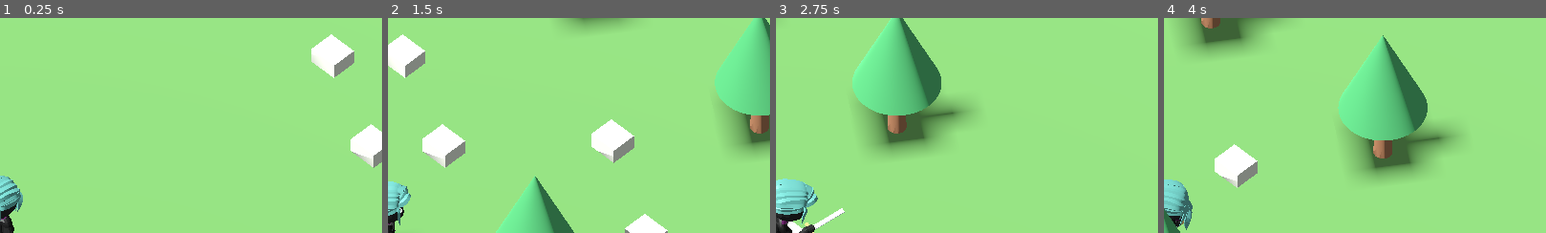
Above: before the commit, frames 1-4 (left to right).
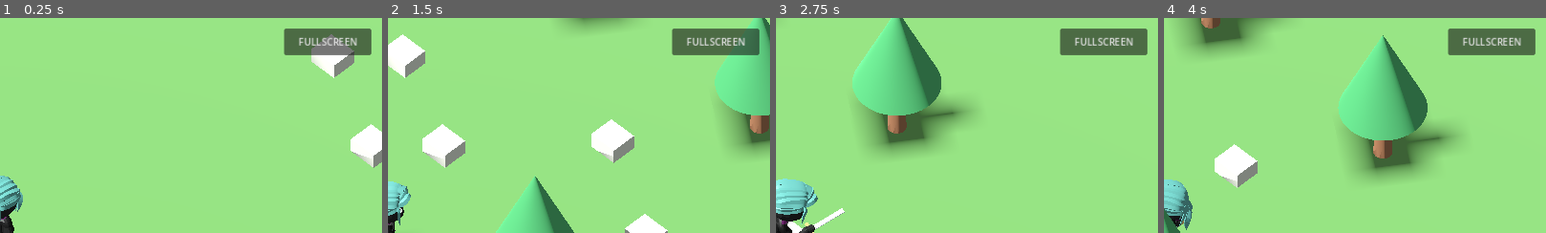
Above: after the commit, the same moments.

Repository: levian47/riskfate-3d-pro
Game: Godot game, scene res://main.tscn
Two runs of this game, one before a commit and one after it. Both use one fixed random seed, a clock stepped at 60 frames per second and the inputs below.
Inputs (mouse positions are % of the whole screen's width and height, from its top left):
- Up to frame 1 (0.25 s): no input
- Up to frame 2 (1.5 s): move the mouse to (72, 45) at 0.52 s; hold D 0.53-1.25 s; hold Shift 0.53-1.25 s; click (72, 45) at 0.67 s; tap Space at 0.77 s; drag from (30, 55) to (45, 70) at 1.27 s
- Up to frame 3 (2.75 s): move the mouse to (60, 28) at 2.02 s; hold D from 2.03 s (still down); hold Shift from 2.03 s (still down)
- Up to frame 4 (4 s): release D at 2.75 s; release Shift at 2.75 s; drag from (45, 70) to (20, 35) at 2.77 s; move the mouse to (80, 65) at 3.52 s; hold A from 3.53 s (still down); hold Shift from 3.53 s (still down); tap Space at 3.77 s
The pictures show only the part of the screen within x 50-100%, y 0-50%; the shares and areas given below are measured in that part.

The runs differ from the first frame. In frame 1, 2.9% of the frame differs, in the area x 74-98%, y 4-18%; in frame 2, 2.9%; in frame 3, 2.9%; in frame 4, 2.9%.

Commit message:
feat: add fullscreen controls for web on desktop and mobile

Diff:
--- a/main.gd
+++ b/main.gd
@@ -151,6 +151,13 @@
 		elif event.button_index == MOUSE_BUTTON_WHEEL_DOWN:
 			camera_zoom = minf(28.0, camera_zoom + 1.0)
 			camera.size = camera_zoom
+
+func _toggle_fullscreen() -> void:
+	# On Web this is called directly from a real button/touch event.
+	var current_mode := DisplayServer.window_get_mode()
+	var is_fullscreen := current_mode == DisplayServer.WINDOW_MODE_FULLSCREEN or current_mode == DisplayServer.WINDOW_MODE_EXCLUSIVE_FULLSCREEN
+	DisplayServer.window_set_mode(DisplayServer.WINDOW_MODE_WINDOWED if is_fullscreen else DisplayServer.WINDOW_MODE_FULLSCREEN)
+
 
 func _cycle_mobile_zoom() -> void:
 	mobile_zoom_index = (mobile_zoom_index + 1) % MOBILE_ZOOM_LEVELS.size()
@@ -377,6 +384,7 @@
 		touch_hud.set_anchors_and_offsets_preset(Control.PRESET_FULL_RECT)
 		touch_hud.attack_requested.connect(_start_attack)
 		touch_hud.zoom_requested.connect(_cycle_mobile_zoom)
+		touch_hud.fullscreen_requested.connect(_toggle_fullscreen)
 		touch_hud.zoom_level = mobile_zoom_index + 1
 		return
 	var panel := PanelContainer.new()
@@ -385,3 +393,15 @@
 	var label := Label.new()
 	label.text = "NINJA 3D TEST v7 FIX\nWASD — рух   |   SHIFT — біг\nSPACE — стрибок   |   ЛКМ — удар мечем\nКолесо миші — масштаб"
 	panel.add_child(label)
+	# Also expose fullscreen on desktop without relying on browser controls.
+	var fullscreen_button := Button.new()
+	fullscreen_button.name = "FullscreenButton"
+	fullscreen_button.text = "FULLSCREEN"
+	fullscreen_button.anchor_left = 1.0
+	fullscreen_button.anchor_right = 1.0
+	fullscreen_button.offset_left = -164.0
+	fullscreen_button.offset_right = -18.0
+	fullscreen_button.offset_top = 18.0
+	fullscreen_button.offset_bottom = 62.0
+	fullscreen_button.pressed.connect(_toggle_fullscreen)
+	canvas.add_child(fullscreen_button)
--- a/touch_hud.gd
+++ b/touch_hud.gd
@@ -4,6 +4,7 @@
 
 signal attack_requested
 signal zoom_requested
+signal fullscreen_requested
 
 var move_vector := Vector2.ZERO
 var jump_held := false
@@ -11,6 +12,7 @@
 var jump_finger := -1
 var attack_finger := -1
 var zoom_finger := -1
+var fullscreen_finger := -1
 var zoom_level := 2
 var stick_thumb := Vector2.ZERO
 var portrait_mode := false
@@ -30,6 +32,7 @@
 		jump_finger = -1
 		attack_finger = -1
 		zoom_finger = -1
+		fullscreen_finger = -1
 		move_vector = Vector2.ZERO
 		stick_thumb = Vector2.ZERO
 		jump_held = false
@@ -42,6 +45,7 @@
 	var margin := 36.0 * scale
 	var stick_radius := 107.5 * scale # 86 * 1.25
 	var zoom_radius := 43.0 * scale
+	var fullscreen_radius := 43.0 * scale
 	var attack_radius := 70.0 * scale
 	var jump_radius := 46.0 * scale
 	return {
@@ -52,7 +56,9 @@
 		"jump": Vector2(width - margin - attack_radius * 2.30 - jump_radius, height - margin - attack_radius * 2.0 - jump_radius),
 		"jump_radius": jump_radius,
 		"zoom": Vector2(width - margin - zoom_radius, margin + zoom_radius),
-		"zoom_radius": zoom_radius
+		"zoom_radius": zoom_radius,
+		"fullscreen": Vector2(width - margin - zoom_radius * 3.2, margin + fullscreen_radius),
+		"fullscreen_radius": fullscreen_radius
 	}
 
 func _input(event: InputEvent) -> void:
@@ -76,6 +82,10 @@
 		zoom_finger = finger
 		zoom_requested.emit()
 		queue_redraw()
+	elif fullscreen_finger == -1 and point.distance_to(layout["fullscreen"]) <= layout["fullscreen_radius"] * 1.20:
+		fullscreen_finger = finger
+		fullscreen_requested.emit()
+		queue_redraw()
 	elif attack_finger == -1 and point.distance_to(layout["attack"]) <= layout["attack_radius"] * 1.18:
 		attack_finger = finger
 		attack_requested.emit()
@@ -97,6 +107,8 @@
 		attack_finger = -1
 	if finger == zoom_finger:
 		zoom_finger = -1
+	if finger == fullscreen_finger:
+		fullscreen_finger = -1
 	queue_redraw()
 
 func _update_stick(point: Vector2) -> void:
@@ -138,6 +150,10 @@
 	_draw_button(zoom_center, zoom_r, Color(0.15, 0.25, 0.39, 0.94 if zoom_finger != -1 else 0.76), Color(0.76, 0.87, 1.0, 0.92))
 	_draw_label(zoom_center + Vector2(0, -zoom_r * 0.18), "ZOOM", zoom_r * 0.29)
 	_draw_label(zoom_center + Vector2(0, zoom_r * 0.28), "%d/3" % zoom_level, zoom_r * 0.34)
+	var fullscreen_center: Vector2 = layout["fullscreen"]
+	var fullscreen_r: float = layout["fullscreen_radius"]
+	_draw_button(fullscreen_center, fullscreen_r, Color(0.14, 0.31, 0.32, 0.94 if fullscreen_finger != -1 else 0.76), Color(0.77, 0.99, 0.96, 0.92))
+	_draw_label(fullscreen_center, "FULL", fullscreen_r * 0.34)
 
 func _draw_button(center: Vector2, radius: float, inside: Color, outline: Color) -> void:
 	draw_circle(center, radius, inside, true, -1.0, true)
Not shown, changed: ROADMAP.md
